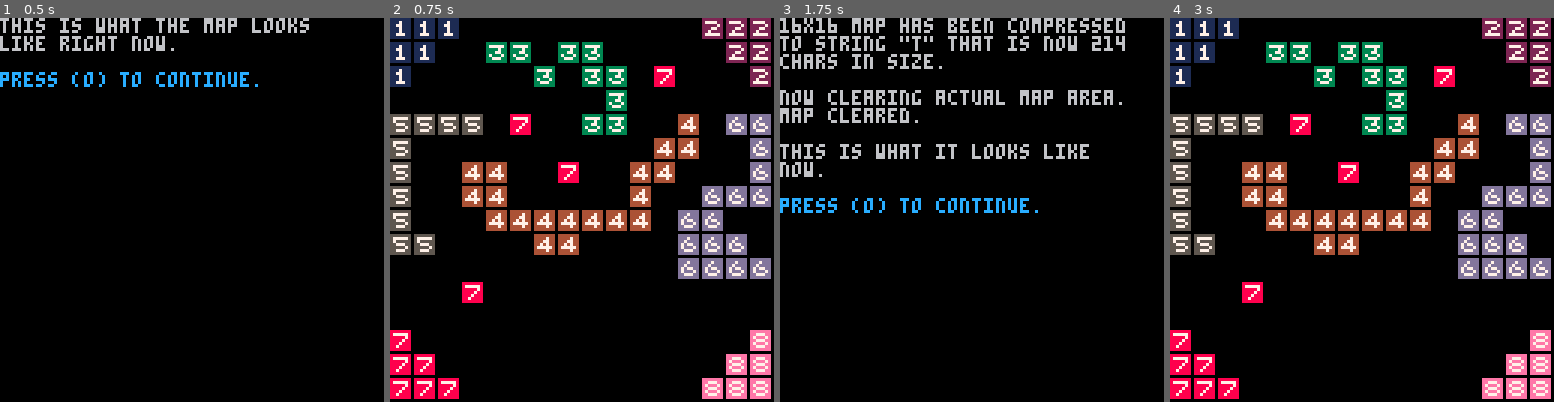
Above: before the commit, frames 1-4 (left to right).
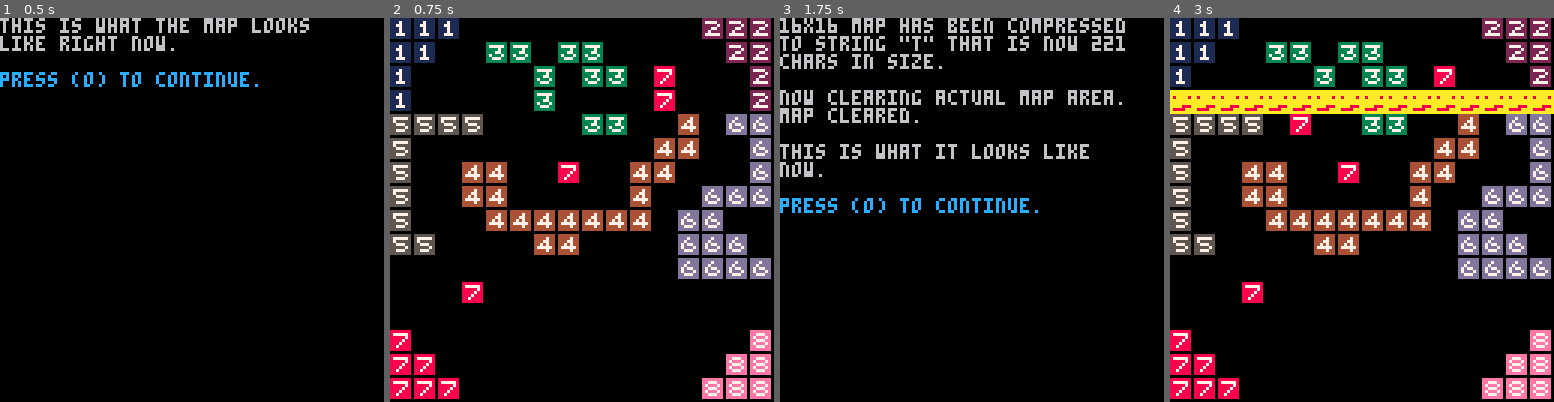
Above: after the commit, the same moments.

Repository: Mackeriah/FurlockBones-game
Game: PICO-8 cartridge mappy.p8
The game is run twice, just before and just after one commit, with the same random seed, the same clock (stepped at 60 frames per second) and the same inputs.
Inputs:
- Up to frame 1 (0.5 s): no input
- Up to frame 2 (0.75 s): tap O (Z key) at 0.7 s
- Up to frame 3 (1.75 s): tap O (Z key) at 1.7 s
- Up to frame 4 (3 s): tap O (Z key) at 2.1, 2.5, 2.9 s

Frame 1 is identical in both runs. In frame 2, 1.8% of the frame differs, in the area x 0-100%, y 18-31%; in frame 3, 0.1%; in frame 4, 6.2%, in the area x 0-100%, y 18-25%.

Commit message:
playing with map storing

Diff:
--- a/mappy.p8
+++ b/mappy.p8
@@ -7,6 +7,9 @@
 
 function _init()
 
+-- line of smileys
+owen="qa_?ce-?ja-?ciqabaaadmaadm-?ea6ace-?ea-aam-aa2-?ca6a??qc?pqba2aaam-aaaabay6bf<5caqabaa6bfaaaeqaaa2aaaqab?laaguaaaqab?taaeaaa?l6bf<)aa<)bea6bgaaafu-?daabe<?aa<)ag<pda<?ag<)aa2-?1a-b?}aai2-b?)aai6-?c2-?ja-?c6aca"
+
 _n=nil _={}
 _[0]=false _[1]=true
 
@@ -33,6 +36,7 @@
 key(0) -- 99% sure this stops key running again
 
 t=compressmap(0,0,16,16)
+printh(t, "temp", 1)
 ?"16x16 map has been compressed"
 ?'to string "t" that is now '..#t
 ?"chars in size."
@@ -58,7 +62,7 @@
 ?"chars back to actual map data."  -- ? is shorthand for print to screen!
 key()
 
-decompressmap(0,0,t)
+decompressmap(0,0,owen)
 
 map()
 key(0)
@@ -310,8 +314,8 @@
 0101010000000000000000000002020200000000000000000000000000000000000000000000000000000000000000000000000000000000000000000000000000000000000000000000000000000000000000000000000000000000000000000000000000000000000000000000000000000000000000000000000000000000
 0101000003030003030000000000020200000000000000000000000000000000000000000000000000000000000000000000000000000000000000000000000000000000000000000000000000000000000000000000000000000000000000000000000000000000000000000000000000000000000000000000000000000000
 0100000000000300030300070000000200000000000000000000000000000000000000000000000000000000000000000000000000000000000000000000000000000000000000000000000000000000000000000000000000000000000000000000000000000000000000000000000000000000000000000000000000000000
-0000000000000000000300000000000000000000000000000000000000000000000000000000000000000000000000000000000000000000000000000000000000000000000000000000000000000000000000000000000000000000000000000000000000000000000000000000000000000000000000000000000000000000
-0505050500070000030300000400060600000000000000000000000000000000000000000000000000000000000000000000000000000000000000000000000000000000000000000000000000000000000000000000000000000000000000000000000000000000000000000000000000000000000000000000000000000000
+0100000000000300000000070000000200000000000000000000000000000000000000000000000000000000000000000000000000000000000000000000000000000000000000000000000000000000000000000000000000000000000000000000000000000000000000000000000000000000000000000000000000000000
+0505050500000000030300000400060600000000000000000000000000000000000000000000000000000000000000000000000000000000000000000000000000000000000000000000000000000000000000000000000000000000000000000000000000000000000000000000000000000000000000000000000000000000
 0500000000000000000000040400000600000000000000000000000000000000000000000000000000000000000000000000000000000000000000000000000000000000000000000000000000000000000000000000000000000000000000000000000000000000000000000000000000000000000000000000000000000000
 0500000404000007000004040000000600000000000000000000000000000000000000000000000000000000000000000000000000000000000000000000000000000000000000000000000000000000000000000000000000000000000000000000000000000000000000000000000000000000000000000000000000000000
 0500000404000000000004000006060600000000000000000000000000000000000000000000000000000000000000000000000000000000000000000000000000000000000000000000000000000000000000000000000000000000000000000000000000000000000000000000000000000000000000000000000000000000
Not shown, added: temp.p8l
